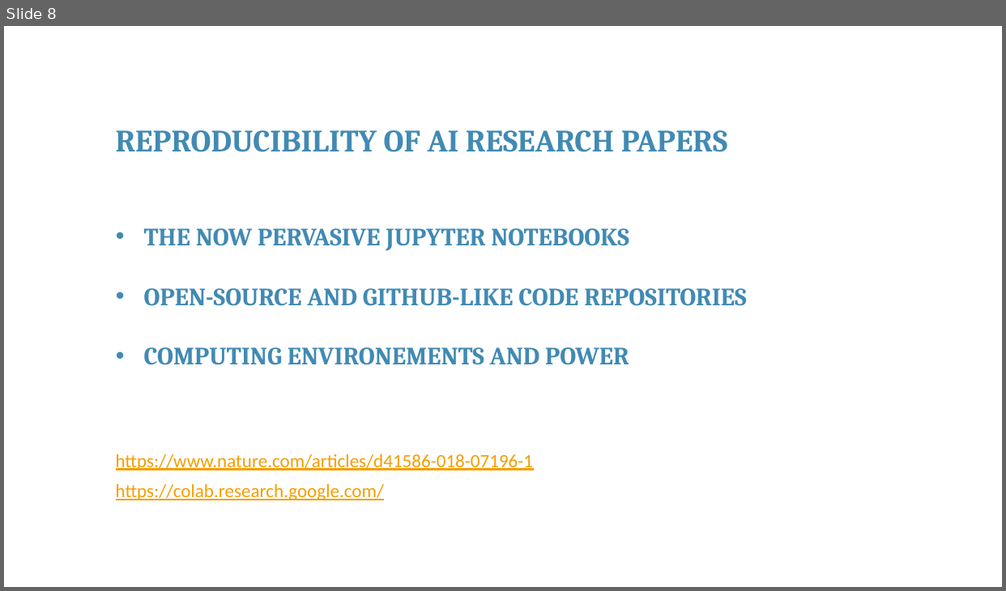
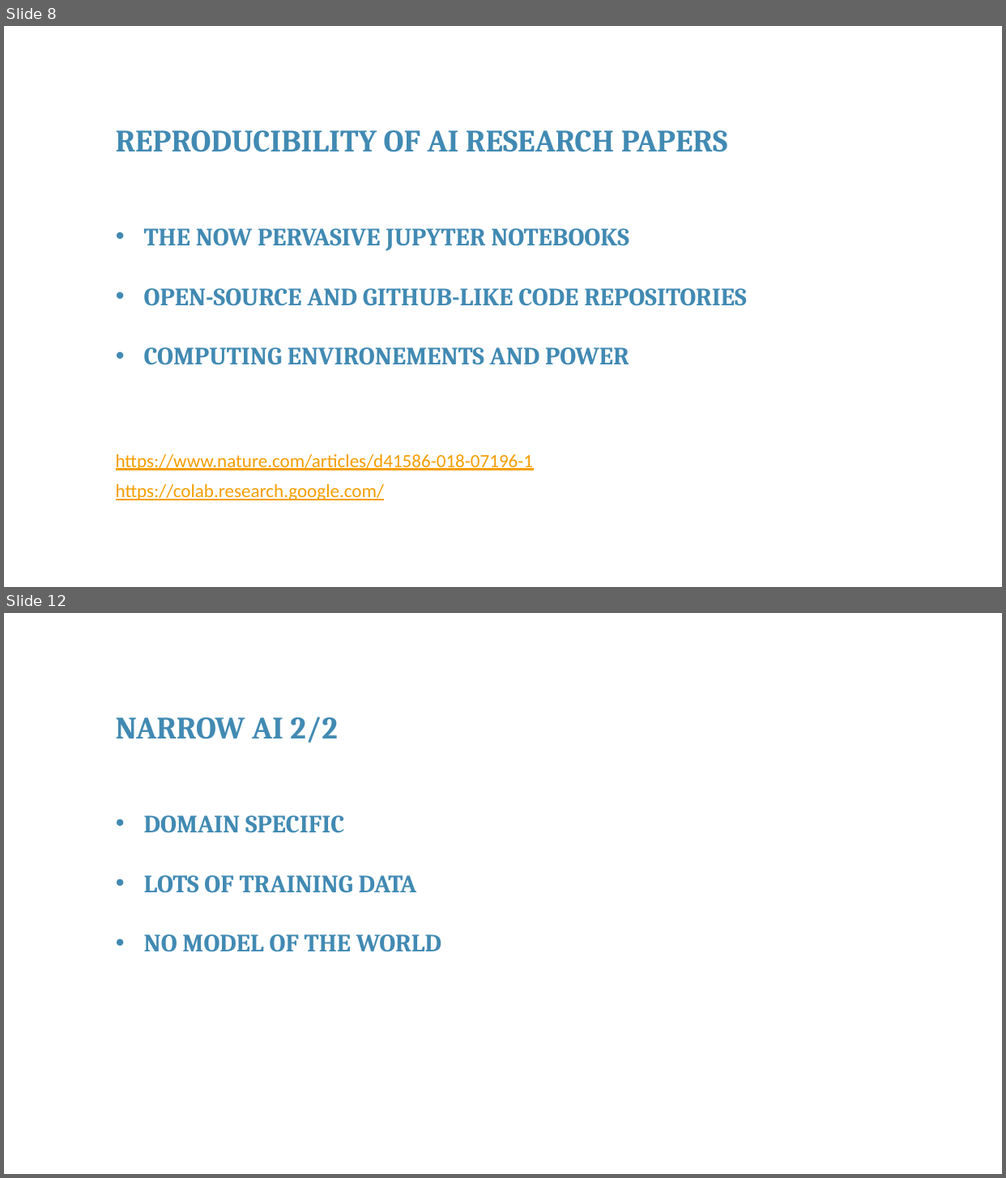
Before and after one commit to franckalbinet/itu-eaco-zanzibar-12-2018, a slide deck: presentations/session-9-open-issues-in-ai.pptx. Shown one above the other, each under a label of ours: slide 8 before the commit, slides 8 and 12 after it; the slides between them are not shown. The pictures are 1006x591 and 1006x1178 pixels, drawn with LibreOffice and Linux fonts; fonts in the diff are those of the drawing; background and template pictures are left out. Boxes give left, top, right and bottom in pixels: in the first picture for what was removed or moved away, otherwise in the second. Text is boxed around its words. In the diff, an @@ line names an element or a change of style, - is before the commit and + after.

```diff
--- a/presentations/session-9-open-issues-in-ai.pptx
+++ b/presentations/session-9-open-issues-in-ai.pptx
@@ slide 12 added at box(4, 613, 1002, 1174), background #FFFFFF @@
@@ text added at box(116, 717, 337, 743), 30 pt, text #418AB3, bold @@
+NARROW AI 2/2
@@ text added at box(144, 815, 441, 952), 24 pt, text #418AB3, bold @@
+• DOMAIN SPECIFIC
+• LOTS OF TRAINING DATA
+• NO MODEL OF THE WORLD
```
Also in this commit, not shown: 4 slides changed, 13 other slides added, 6 slides removed, 1 other file.
